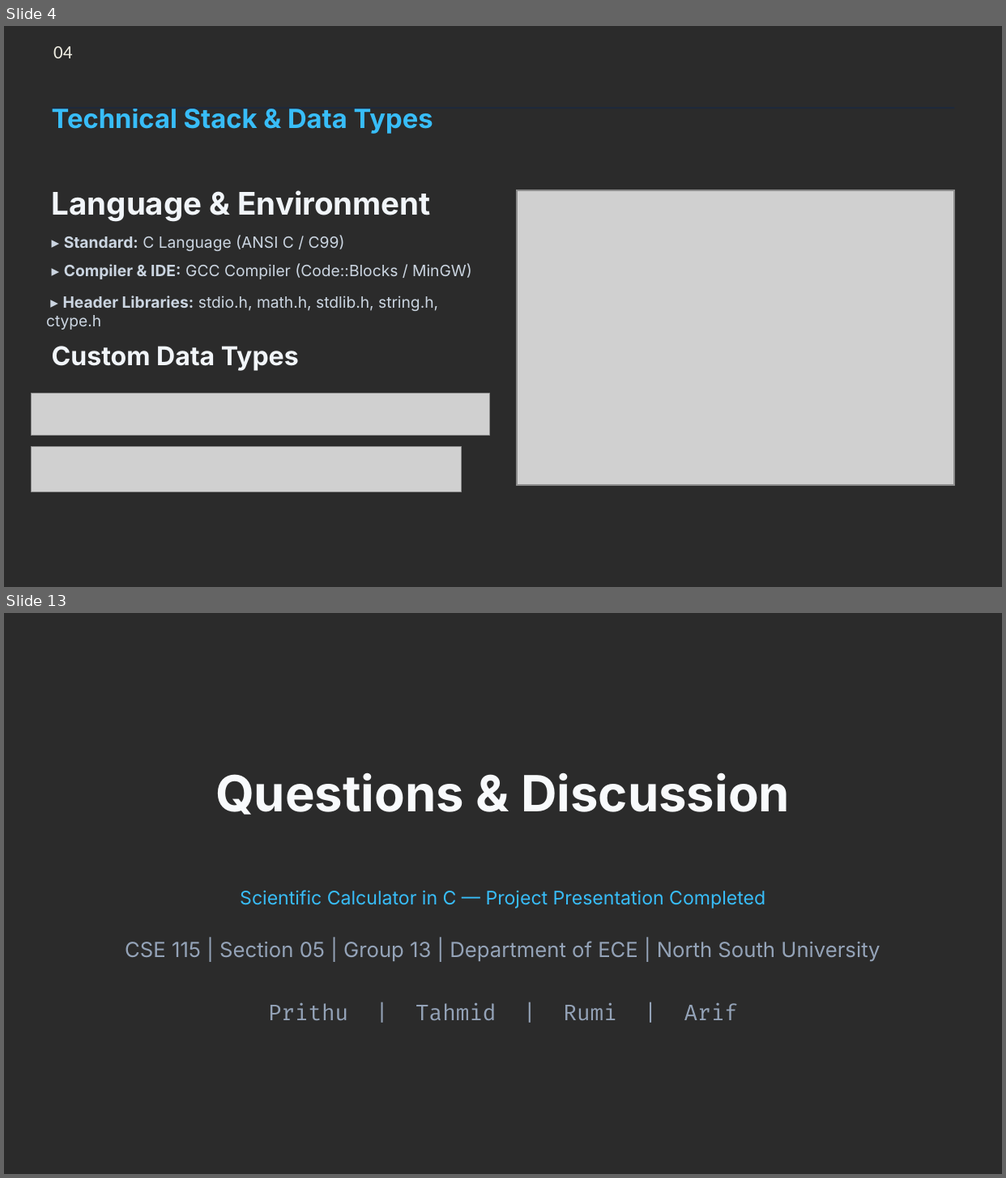
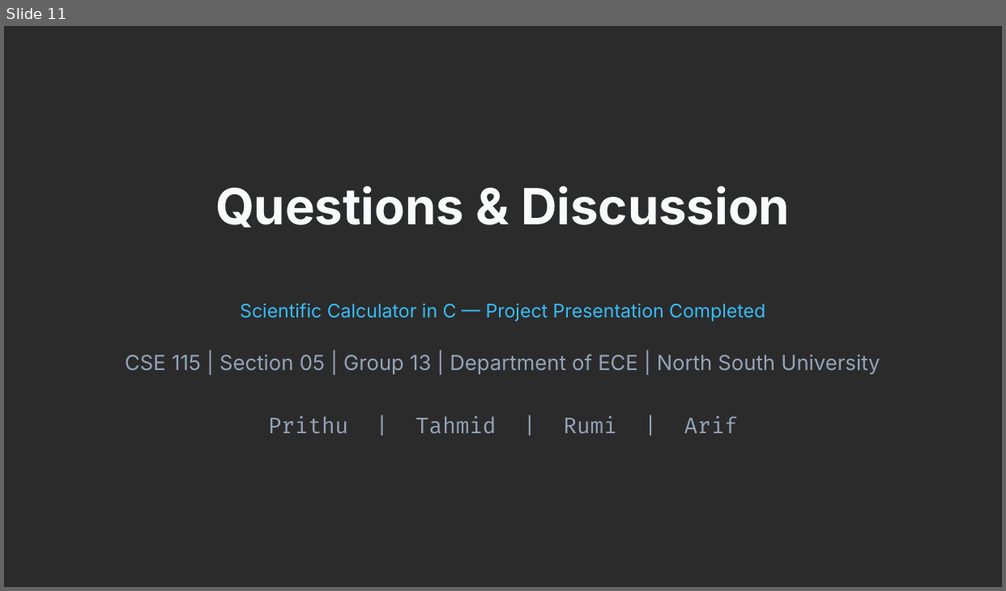
Before and after one commit to prithubanik262-nsu/Scientific-Calculator-CSE115, a slide deck: Scientific Calculator C Presentation.pptx. Shown one above the other, each under a label of ours: slides 4 and 13 before the commit, slide 11 after it; the slides between them are not shown. The pictures are 1006x1178 and 1006x591 pixels, drawn with LibreOffice and Linux fonts; fonts in the diff are those of the drawing; grey boxes stand for pictures; background and template pictures are left out; a plain dark background stands for a picture behind light text. Boxes give left, top, right and bottom in pixels: in the first picture for what was removed or moved away, otherwise in the second. Text is boxed around its words. In the diff, an @@ line names an element or a change of style, - is before the commit and + after.

```diff
--- a/Scientific Calculator C Presentation.pptx
+++ b/Scientific Calculator C Presentation.pptx
@@ slide 4 removed at (4,26,1002,587), background picture (left out) @@
@@ text removed at (53,46,72,58) @@
-04
@@ text removed at (52,109,433,134) @@
-Technical Stack & Data Types
@@ rectangle removed at (52,107,955,109) @@
@@ text removed at (52,190,430,222) @@
-Language & Environment
@@ picture removed at (517,190,955,486) @@
@@ picture removed at (518,190,954,485) @@
@@ text removed at (64,235,345,251) @@
-▸ Standard: C Language (ANSI C / C99)
@@ text removed at (64,263,472,280) @@
-▸ Compiler & IDE: GCC Compiler (Code::Blocks / MinGW)
@@ text removed at (46,296,438,330) @@
-▸ Header Libraries: stdio.h, math.h, stdlib.h, string.h, ctype.h
@@ text removed at (52,346,299,371) @@
-Custom Data Types
@@ picture removed at (31,394,489,436) @@
@@ picture removed at (31,446,461,493) @@
@@ what was slide 13 is now slide 11 @@
```
Also in this commit, not shown: 9 slides changed, 1 other slide removed, 1 other file.
